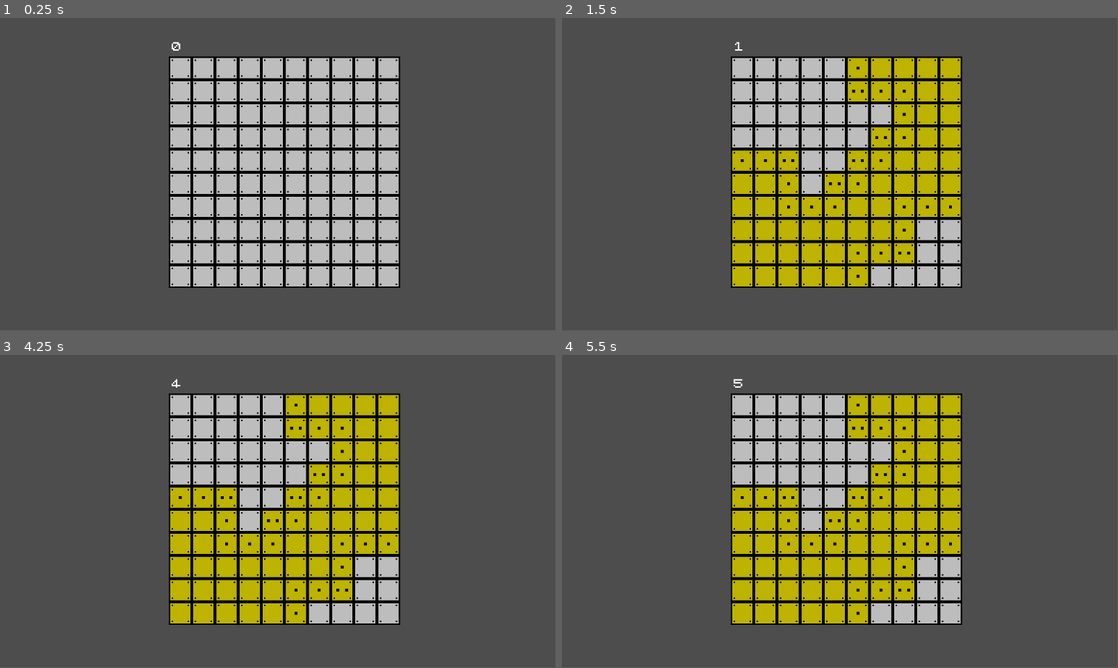
Above: before the commit, frames 1-4 (two rows, left to right).
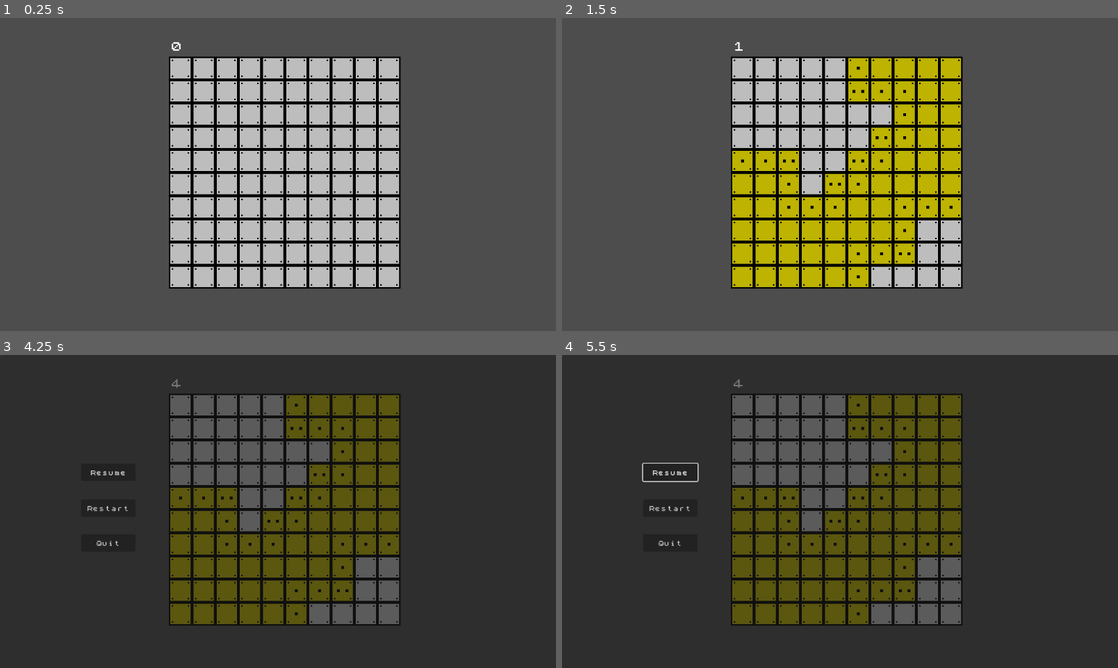
Above: after the commit, the same moments.

Repository: jymmyboi/SimplySweep
Game: Godot game, scene res://level.tscn
Same seed, same stepped clock (60 frames per second), same inputs: the game is played once before the commit and once after it.
Inputs (mouse positions are in pixels of both pictures, inside the frame that each line leads up to):
- Up to frame 1 (0.25 s): no input
- Up to frame 2 (1.5 s): tap Enter at 0.5 s; move the mouse to (962, 158) at 0.52 s; click (962, 158) at 0.67 s; tap Space at 1.25 s; move the mouse to (728, 190) at 1.27 s; click (728, 190) at 1.42 s
- Up to frame 3 (4.25 s): move the mouse to (333, 442) at 2.02 s; click (333, 442) at 2.17 s; tap Enter at 2.75 s; move the mouse to (250, 574) at 2.77 s; click (250, 574) at 2.92 s; tap Space at 3.5 s; move the mouse to (444, 558) at 3.52 s; click (444, 558) at 3.67 s; tap Escape (ui_cancel) at 4.15 s
- Up to frame 4 (5.5 s): move the mouse to (673, 464) at 4.27 s; click (673, 464) at 4.42 s; move the mouse to (867, 511) at 5.02 s; click (867, 511) at 5.17 s
The window is 799x449 before the commit and 800x450 after it. Grey fills any space a smaller window leaves; there, only what the larger window draws over its background counts as a difference.

The runs differ from the first frame. In frame 1, 4.3% of the frame differs, in the area x 30-73%, y 7-87%; in frame 2, 4.4%; in frame 3, 93%, in the area x 0-100%, y 0-100%; in frame 4, 93%.

Commit message:
trying to add pause menu

Diff:
--- a/level.gd
+++ b/level.gd
@@ -32,6 +32,9 @@
 func _input(event: InputEvent) -> void:
 	if event is InputEventMouseButton and event.is_pressed():
 		_select_tiles(event.position, event.button_index)
+
+	if event.is_action_pressed("ui_cancel"):  # "ui_cancel" is often Esc by default
+		$PauseMenu.toggle_pause()
 
 
 
@@ -145,3 +148,7 @@
 func game_win() -> void:
 	GameState.time_passed = time_passed
 	get_tree().change_scene_to_file("res://win_screen.tscn")
+
+
+func _on_resume_button_pressed() -> void:
+	pass # Replace with function body.
--- a/level.tscn
+++ b/level.tscn
@@ -1,8 +1,9 @@
-[gd_scene load_steps=9 format=4 uid="uid://ducrrc120r775"]
+[gd_scene load_steps=10 format=4 uid="uid://ducrrc120r775"]
 
 [ext_resource type="Texture2D" uid="uid://bh7vy2smlex3g" path="res://assets/tiles.png" id="1_a2but"]
 [ext_resource type="Script" path="res://level.gd" id="1_ffa1h"]
 [ext_resource type="FontFile" uid="uid://dsftvsoim0ojo" path="res://font/zxSpectrumStrict.ttf" id="3_j6flu"]
+[ext_resource type="Script" path="res://pause_menu.gd" id="4_16exa"]
 
 [sub_resource type="TileSetAtlasSource" id="TileSetAtlasSource_vvaux"]
 0:0/0 = 0
@@ -69,4 +70,45 @@
 text = "TEST"
 label_settings = SubResource("LabelSettings_ijkkt")
 
+[node name="PauseMenu" type="CanvasLayer" parent="."]
+script = ExtResource("4_16exa")
+
+[node name="Panel" type="Panel" parent="PauseMenu"]
+offset_right = 1183.0
+offset_bottom = 665.0
+
+[node name="ResumeButton" type="Button" parent="PauseMenu/Panel"]
+layout_mode = 0
+offset_left = 168.0
+offset_top = 225.0
+offset_right = 281.0
+offset_bottom = 261.0
+theme_override_fonts/font = ExtResource("3_j6flu")
+theme_override_font_sizes/font_size = 25
+text = "Resume"
+
+[node name="RestartButton" type="Button" parent="PauseMenu/Panel"]
+layout_mode = 0
+offset_left = 168.0
+offset_top = 299.0
+offset_right = 281.0
+offset_bottom = 335.0
+theme_override_fonts/font = ExtResource("3_j6flu")
+theme_override_font_sizes/font_size = 25
+text = "Restart
+"
+
+[node name="QuitButton" type="Button" parent="PauseMenu/Panel"]
+layout_mode = 0
+offset_left = 168.0
+offset_top = 371.0
+offset_right = 281.0
+offset_bottom = 407.0
+theme_override_fonts/font = ExtResource("3_j6flu")
+theme_override_font_sizes/font_size = 25
+text = "Quit"
+
 [connection signal="timeout" from="Timer" to="." method="_on_timer_timeout"]
+[connection signal="pressed" from="PauseMenu/Panel/ResumeButton" to="PauseMenu" method="_on_resume_button_pressed"]
+[connection signal="pressed" from="PauseMenu/Panel/RestartButton" to="PauseMenu" method="_on_restart_button_pressed"]
+[connection signal="pressed" from="PauseMenu/Panel/QuitButton" to="PauseMenu" method="_on_quit_button_pressed"]
--- /dev/null
+++ b/pause_menu.gd
@@ -0,0 +1,25 @@
+extends CanvasLayer
+
+
+# Called when the node enters the scene tree for the first time.
+func _ready() -> void:
+	visible = false
+
+func toggle_pause() -> void:
+	if visible:
+		get_tree().paused = false
+		visible = false
+	else:
+		get_tree().paused = true
+		visible = true
+
+func _on_resume_button_pressed() -> void:
+	toggle_pause()
+
+
+func _on_restart_button_pressed() -> void:
+	get_tree().reload_current_scene()
+
+
+func _on_quit_button_pressed() -> void:
+	get_tree().quit()
--- a/project.godot
+++ b/project.godot
@@ -19,6 +19,12 @@
 
 GameState="*res://GameState.gd"
 
+[display]
+
+window/size/mode=3
+window/stretch/mode="viewport"
+window/stretch/aspect="keep_height"
+
 [rendering]
 
 textures/canvas_textures/default_texture_filter=0
